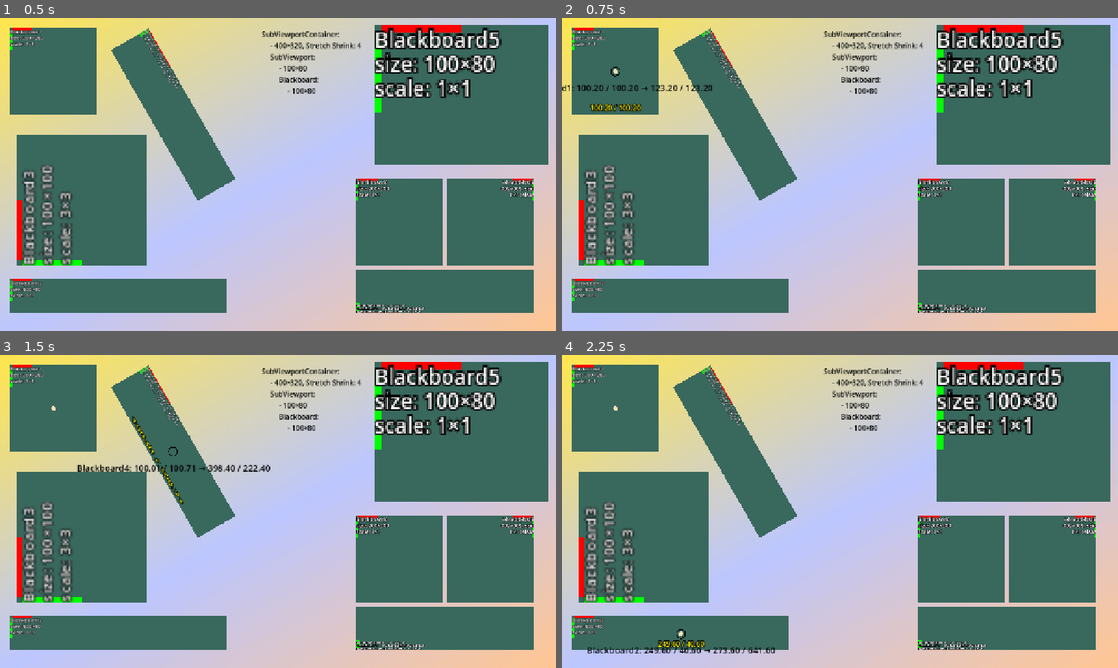
Above: before the commit, frames 1-4 (two rows, left to right).
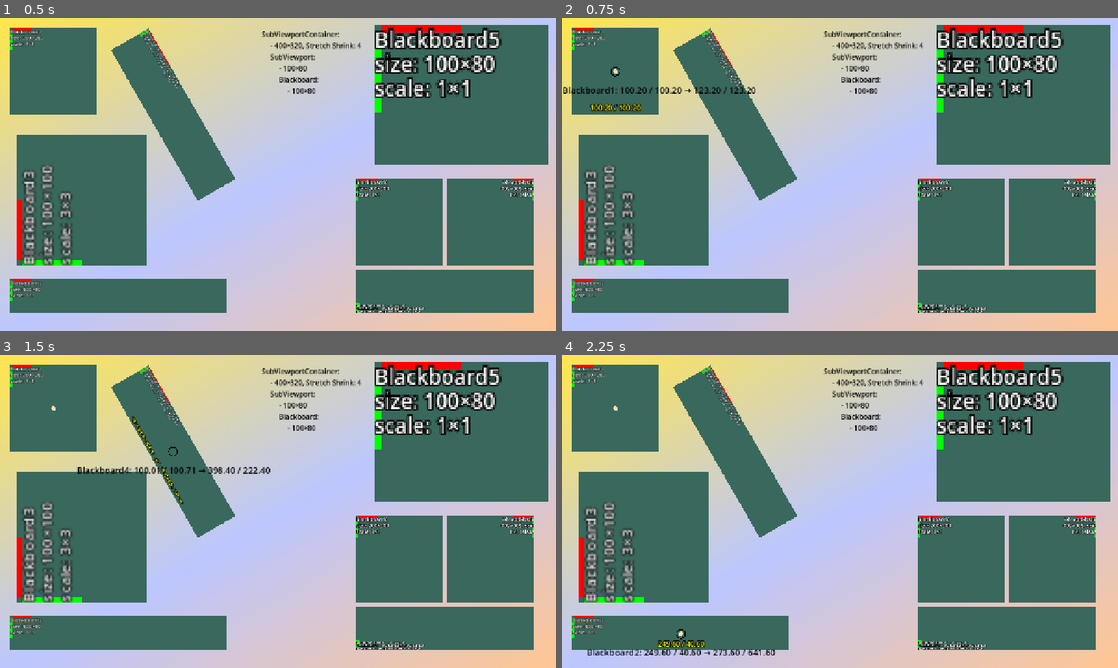
Above: after the commit, the same moments.

Repository: Toxe/godot-coordinate-systems
Game: Godot game, scene res://scenes/main.tscn
Two runs of this game, one before a commit and one after it. Both use one fixed random seed, a clock stepped at 60 frames per second and the inputs below.
Inputs (mouse positions are in pixels of both pictures, inside the frame that each line leads up to):
- Up to frame 1 (0.5 s): no input
- Up to frame 2 (0.75 s): tap Enter at 0.5 s; move the mouse to (617, 71) at 0.52 s; click (617, 71) at 0.67 s
- Up to frame 3 (1.5 s): tap Space at 1.25 s; move the mouse to (172, 452) at 1.27 s; click (172, 452) at 1.42 s
- Up to frame 4 (2.25 s): tap Enter at 2 s; move the mouse to (678, 633) at 2.02 s; click (678, 633) at 2.17 s

Frame 1 is identical in both runs. In frame 2, 0.5% of the frame differs, in the area x 0-35%, y 21-25%; in frame 3, 0.5%, in the area x 13-49%, y 34-38%; in frame 4, 0.5%.

Commit message:
Text under mouse cursor stays within the viewport

Diff:
--- a/CoordinateSystems/scripts/debug_draw.gd
+++ b/CoordinateSystems/scripts/debug_draw.gd
@@ -10,16 +10,30 @@
 
 static func draw_label(canvas_item: CanvasItem, pos: Vector2, text: String, alignment: HorizontalAlignment, color: Color, label_alignment: LabelAlignment) -> void:
     if canvas_item.visible:
-        var string_size := ThemeDB.fallback_font.get_multiline_string_size(text, alignment, -1, font_size)
-        var alignment_offset := Vector2.ZERO
+        var label_size := ThemeDB.fallback_font.get_multiline_string_size(text, alignment, -1, font_size)
+        var label_rect := Rect2(pos, label_size)
         match label_alignment:
             LabelAlignment.Right:
-                alignment_offset -= Vector2(string_size.x, 0)
+                label_rect.position -= Vector2(label_size.x, font_size)
             LabelAlignment.Bottom:
-                alignment_offset += Vector2(roundf(-string_size.x / 2.0), font_size)
-        canvas_item.draw_multiline_string(ThemeDB.fallback_font, pos + alignment_offset, text, alignment, string_size.x + 1, font_size, -1, color)
+                label_rect.position += Vector2(roundf(-label_size.x / 2.0), font_size)
+
+        var viewport_rect := canvas_item.get_viewport_rect()
+        var moved_rect := Rect2(label_rect)
+
+        if label_rect.end.x > viewport_rect.end.x:
+            moved_rect.position.x += viewport_rect.end.x - label_rect.end.x
+        elif label_rect.position.x < viewport_rect.position.x:
+            moved_rect.position.x += viewport_rect.position.x - label_rect.position.x
+
+        if label_rect.end.y > viewport_rect.end.y:
+            moved_rect.position.y += viewport_rect.end.y - label_rect.end.y
+        elif label_rect.position.y < viewport_rect.position.y:
+            moved_rect.position.y += viewport_rect.position.y - label_rect.position.y
+
+        canvas_item.draw_multiline_string(ThemeDB.fallback_font, moved_rect.position + Vector2(0, font_size), text, alignment, moved_rect.size.x + 1, font_size, -1, color)
 
 
 static func draw_labeled_circle(canvas_item: CanvasItem, pos: Vector2, radius: float, color: Color, width: float, text: String) -> void:
     canvas_item.draw_circle(pos, radius, color, false, width)
-    draw_label(canvas_item, pos + Vector2(0, radius + 15), text, HORIZONTAL_ALIGNMENT_RIGHT, color, LabelAlignment.Bottom)
+    draw_label(canvas_item, pos + Vector2(0, radius), text, HORIZONTAL_ALIGNMENT_RIGHT, color, LabelAlignment.Bottom)
